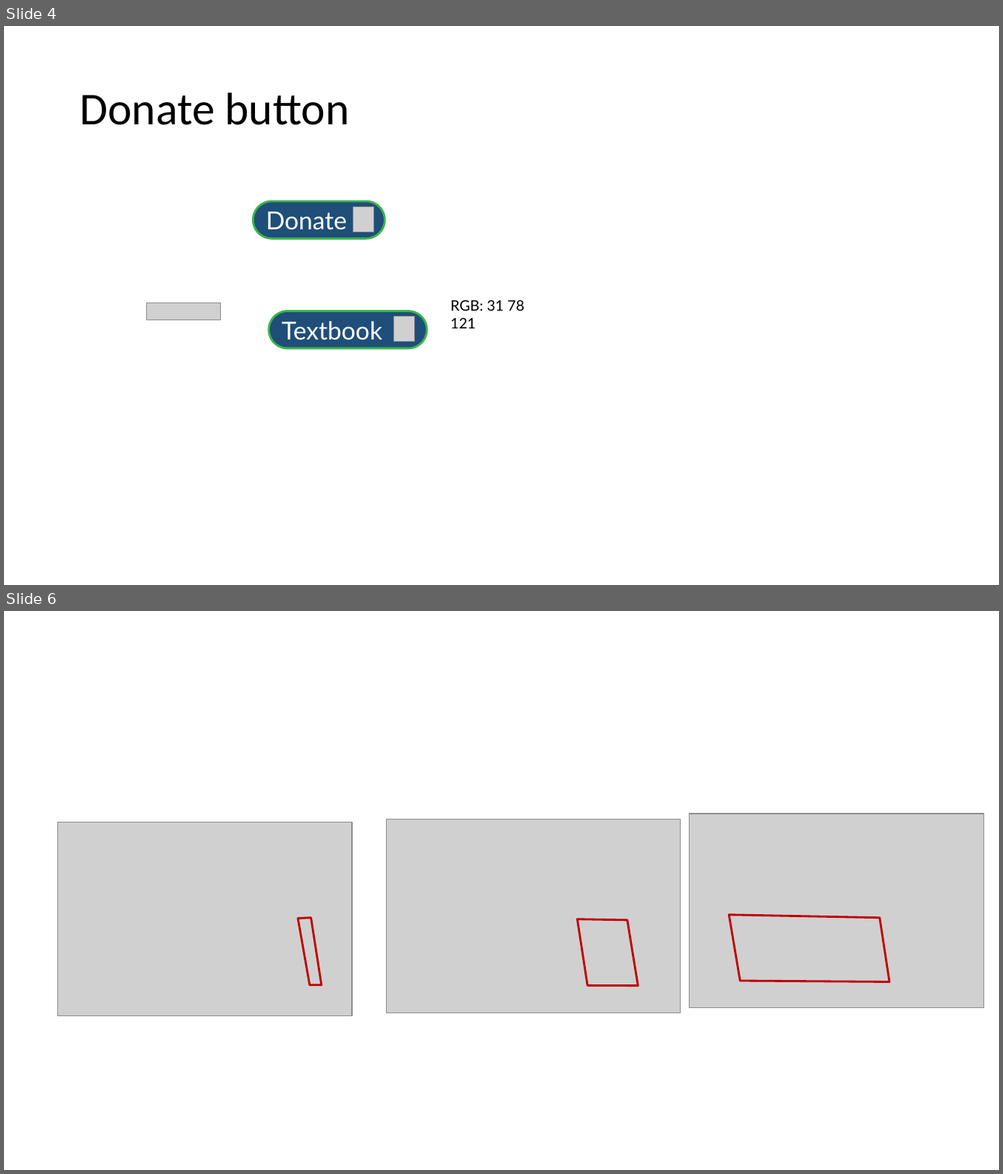
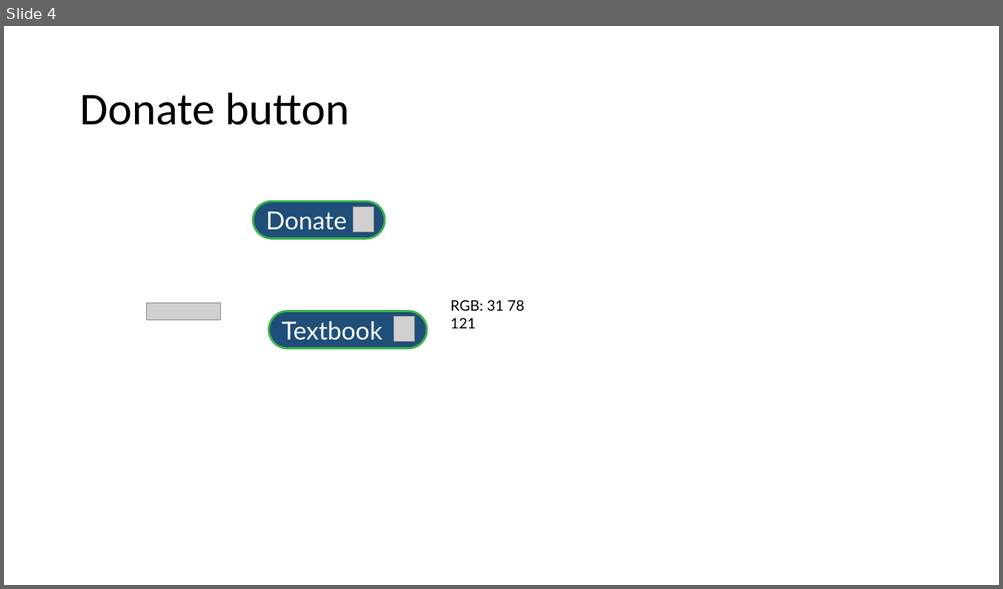
Before and after one commit to AguaClara/Textbook, a slide deck: Images/Donate.pptx. Shown one above the other, each under a label of ours: slides 4 and 6 before the commit, slide 4 after it; the slides between them are not shown. The pictures are 1003x1174 and 1003x589 pixels, drawn with LibreOffice and Linux fonts; fonts in the diff are those of the drawing; grey boxes stand for pictures. Boxes give left, top, right and bottom in pixels: in the first picture for what was removed or moved away, otherwise in the second. Text is boxed around its words. In the diff, an @@ line names an element or a change of style, - is before the commit and + after.

```diff
--- a/Images/Donate.pptx
+++ b/Images/Donate.pptx
@@ slide 6 removed at [4,611,999,1170], background #FFFFFF @@
@@ picture removed at [58,822,352,1016] @@
@@ picture removed at [386,819,680,1013] @@
@@ picture removed at [690,814,984,1008] @@
@@ freeform shape removed at [298,917,322,985] @@
@@ freeform shape removed at [577,919,637,985] @@
@@ freeform shape removed at [729,914,890,982] @@
```
Also in this commit, not shown: 1 slide added, 2 other slides removed, 12 other files.
